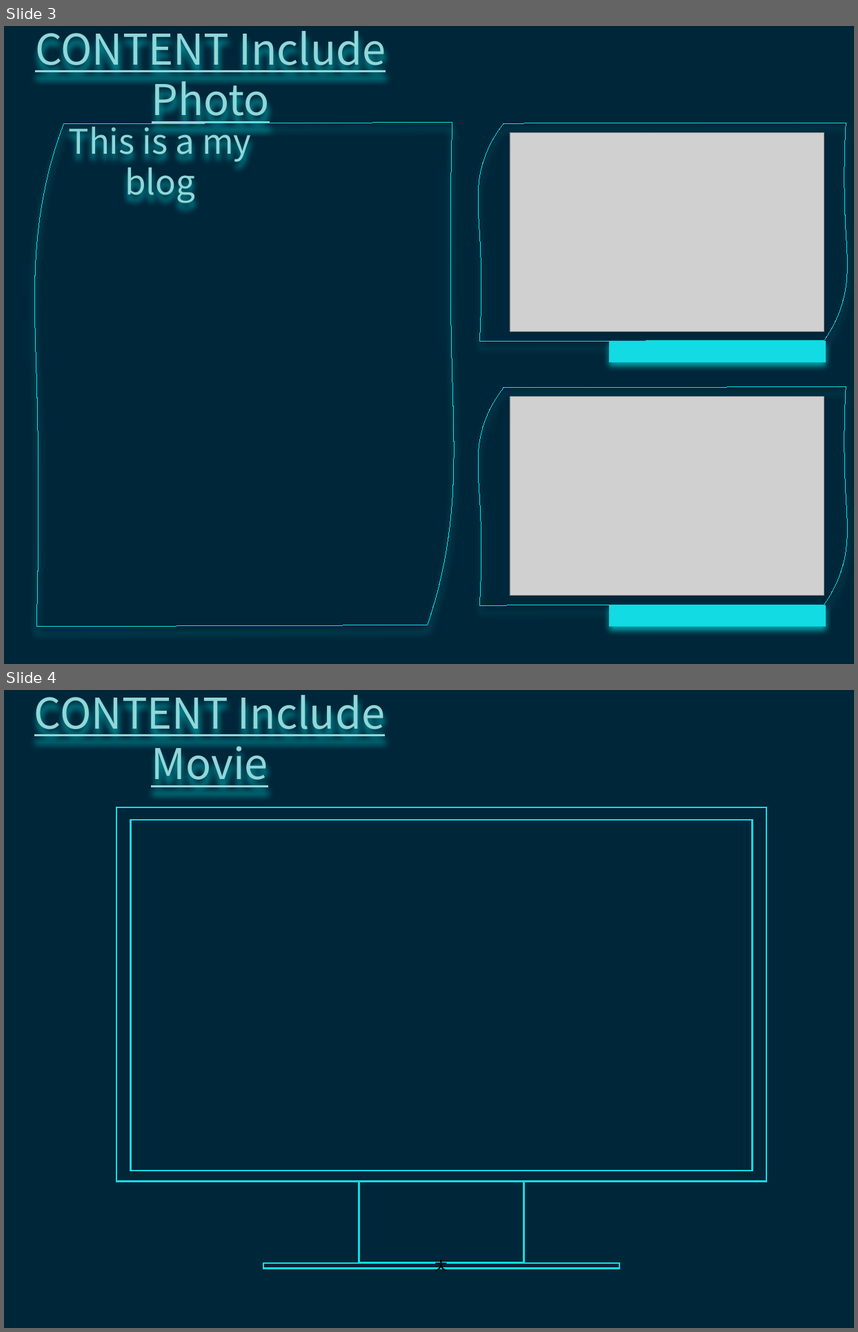
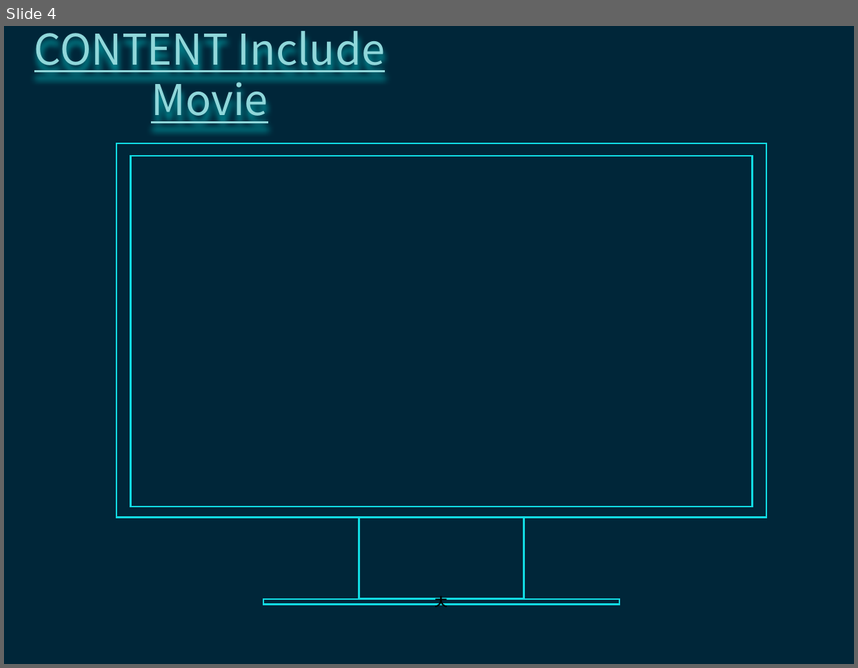
Before and after one commit to younggunwon/SmartUMOCHA, a slide deck: 아두이노로 제어되는 유모차.pptx. Shown one above the other, each under a label of ours: slides 3 and 4 before the commit, slide 4 after it. The pictures are 858x1332 and 858x668 pixels, drawn with LibreOffice and Linux fonts; fonts in the diff are those of the drawing; grey boxes stand for pictures. Boxes give left, top, right and bottom in pixels: in the first picture for what was removed or moved away, otherwise in the second. Text is boxed around its words. In the diff, an @@ line names an element or a change of style, - is before the commit and + after.

```diff
--- a/아두이노로 제어되는 유모차.pptx
+++ b/아두이노로 제어되는 유모차.pptx
@@ slide 3 removed at <box>4,26,854,664</box>, background #002639 @@
@@ text removed at <box>35,31,386,124</box> @@
-CONTENT Include Photo
@@ freeform shape removed at <box>34,122,454,626</box> @@
@@ text removed at <box>69,119,251,203</box> @@
-This is a my blog
@@ freeform shape removed at <box>478,123,847,341</box> @@
@@ picture removed at <box>510,132,824,332</box> @@
@@ rectangle removed at <box>609,341,825,362</box> @@
@@ freeform shape removed at <box>478,386,847,605</box> @@
@@ picture removed at <box>510,397,824,596</box> @@
@@ rectangle removed at <box>609,605,825,626</box> @@
```
Also in this commit, not shown: 2 slides changed, 1 slide added, 1 other file.
